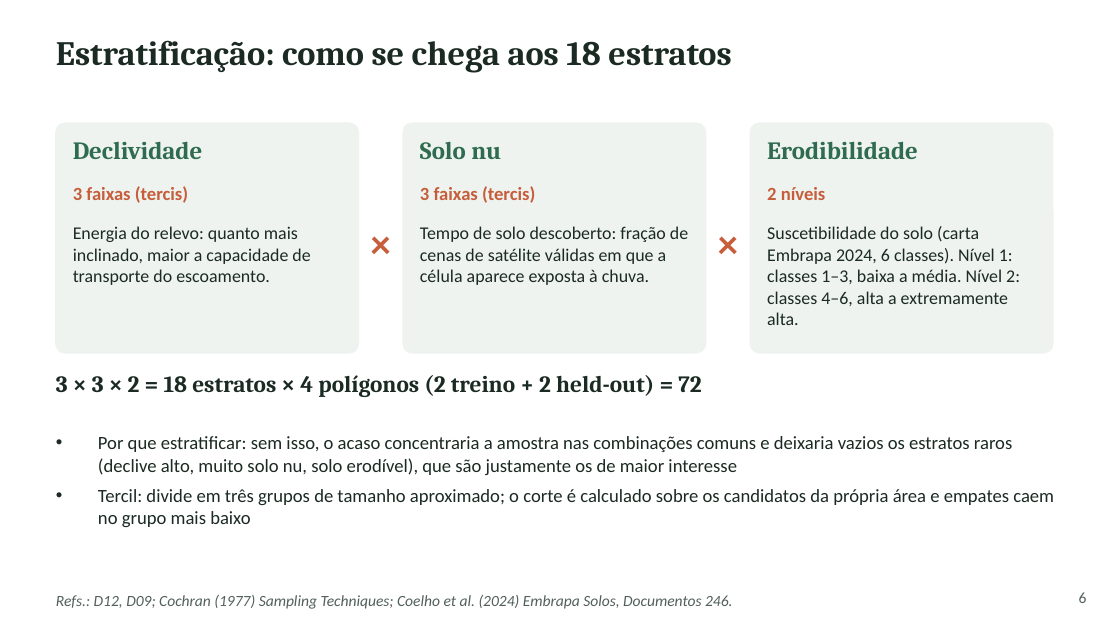
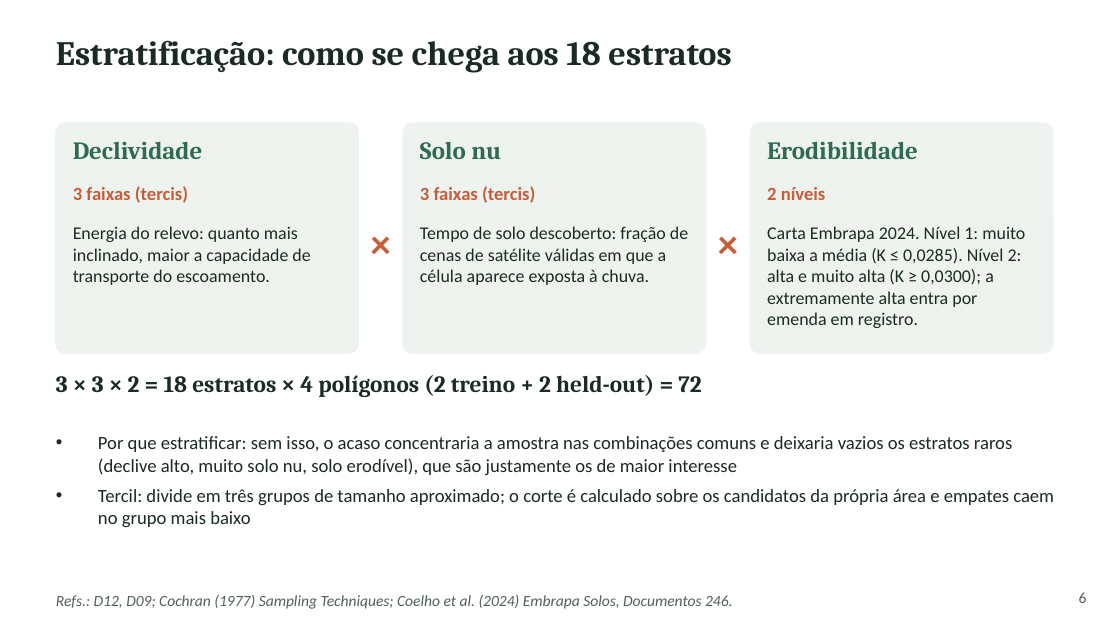
Before and after one commit to RedZardoz/localizador-erosao-v02, a slide deck: slide 6 of docs/Apresentacao_SAREL_Plataforma_Metodo_Desafios.pptx. Drawn at 1120x630 pixels with LibreOffice and Linux fonts; fonts in the diff are those of the drawing. Boxes give left, top, right and bottom in pixels: in the first picture for what was removed or moved away, otherwise in the second. Text is boxed around its words. In the diff, an @@ line names an element or a change of style, - is before the commit and + after.

```diff
--- a/docs/Apresentacao_SAREL_Plataforma_Metodo_Desafios.pptx
+++ b/docs/Apresentacao_SAREL_Plataforma_Metodo_Desafios.pptx
@@ text at (x1=767, y1=226, x2=1025, y2=328): text changed @@
-Suscetibilidade do solo (carta Embrapa 2024, 6 classes). Nível 1: classes 1–3, baixa a média. Nível 2: classes 4–6, alta a extremamente alta.
+Carta Embrapa 2024. Nível 1: muito baixa a média (K ≤ 0,0285). Nível 2: alta e muito alta (K ≥ 0,0300); a extremamente alta entra por emenda em registro.
```
